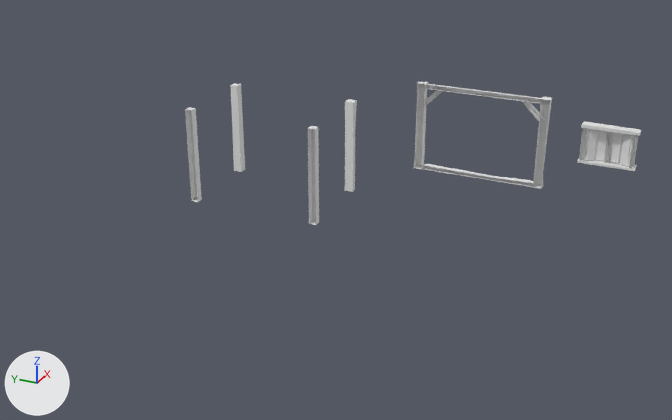
The Blender file ModularBuildings.blend: old version first, new version second.
Before and after are seen from a 50 mm camera at (-20.63, -5.51, 8.73) aimed at (-4.82, 1.6, 0.82). The axes (+X, +Y, +Z) are drawn at lower left. The lights are the same throughout. The same objects are shown in both versions, whatever each file hides.

Script lines for the objects in view, before the commit:
```python
me_cube_017 = bpy.data.meshes.new('Cube.017')
me_cube_017.from_pydata(...)  # 35 vertices, 26 faces; spans x -0.11..0.12, y -1.61..1.6, z 0.01..2.2
me_cube_018 = bpy.data.meshes.new('Cube.018')
me_cube_018.from_pydata(...)  # 31 vertices, 26 faces; spans x -0.11..0.11, y -1.61..1.6, z 0.01..2.2
me_cube_020 = bpy.data.meshes.new('Cube.020')
me_cube_020.from_pydata([(-0.08, -1.58, 0.0), (-0.08, -1.58, 2.21), (-0.08, -1.42, 0.0), (-0.08, -1.42, 2.21), (0.08, -1.58, 0.0), (0.08, -1.58, 2.21), (0.08, -1.42, 0.0), (0.08, -1.42, 2.21)], [], [(2, 3, 7, 6), (6, 7, 5, 4), (4, 5, 1, 0), (2, 6, 4, 0), (7, 3, 1, 5)])
me_cube_023 = bpy.data.meshes.new('Cube.023')
me_cube_023.from_pydata(...)  # 47 vertices, 22 faces; spans x -0.06..0.06, y -1.5..1.5, z 0.0..2.19
me_cube_024 = bpy.data.meshes.new('Cube.024')
me_cube_024.from_pydata(...)  # 110 vertices, 73 faces; spans x -0.126..0.186, y -0.639..0.651, z 0.774..1.706
ob_doublewindow_warped = bpy.data.objects.new('DoubleWindow.Warped', me_cube_024)
ob_doublewindow_warped.location = (0.1, -3.0, 0.0)
ob_frame_005 = bpy.data.objects.new('Frame.005', me_cube_023)
ob_frame_005.location = (0.0, 0.0, 0.0)
ob_pillar_1 = bpy.data.objects.new('Pillar.1', me_cube_017)
ob_pillar_1.location = (0.0, 0.0, 0.0)
ob_pillar_2 = bpy.data.objects.new('Pillar.2', me_cube_018)
ob_pillar_2.location = (-2.0, 4.0, 0.0)
ob_pillar_3 = bpy.data.objects.new('Pillar.3', me_cube_020)
ob_pillar_3.location = (-4.0, 4.0, 0.0)
_m = ob_pillar_3.modifiers.new('Mirror', 'MIRROR')
_m.use_axis = (False, True, False)
```
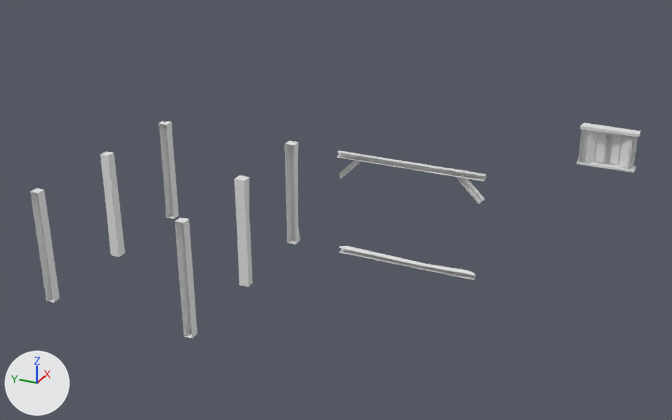
Pixel boxes (x1, y1, x2, y2) of what changed, in the pictures (672 x 420 px):
'Pillar.3', moved
    before: (185, 107, 319, 225)
    after: (30, 188, 197, 338)
'Pillar.2', moved
    before: (230, 83, 357, 192)
    after: (100, 151, 253, 287)
'Pillar.1', moved
    before: (414, 82, 552, 189)
    after: (158, 121, 300, 244)
'Frame.005', moved
    before: (421, 84, 546, 187)
    after: (337, 151, 486, 280)
'DoubleWindow.Warped', moved
    before: (577, 121, 641, 171)
    after: (577, 123, 641, 173)

The change in detail:
Object 'DoubleWindow.Warped' (ob_doublewindow_warped) moves from (0.1, -3.0, 0.0) to (0.0, -3.0, 0.0).
Object 'Frame.005' (ob_frame_005) moves from (0.0, 0.0, 0.0) to (-5.0, 0.0, 0.0).
Object 'Pillar.1' (ob_pillar_1) moves from (0.0, 0.0, 0.0) to (-5.0, 4.0, 0.0).
Object 'Pillar.2' (ob_pillar_2) moves from (-2.0, 4.0, 0.0) to (-7.0, 4.0, 0.0).
Object 'Pillar.3' (ob_pillar_3) moves from (-4.0, 4.0, 0.0) to (-9.0, 4.0, 0.0).
